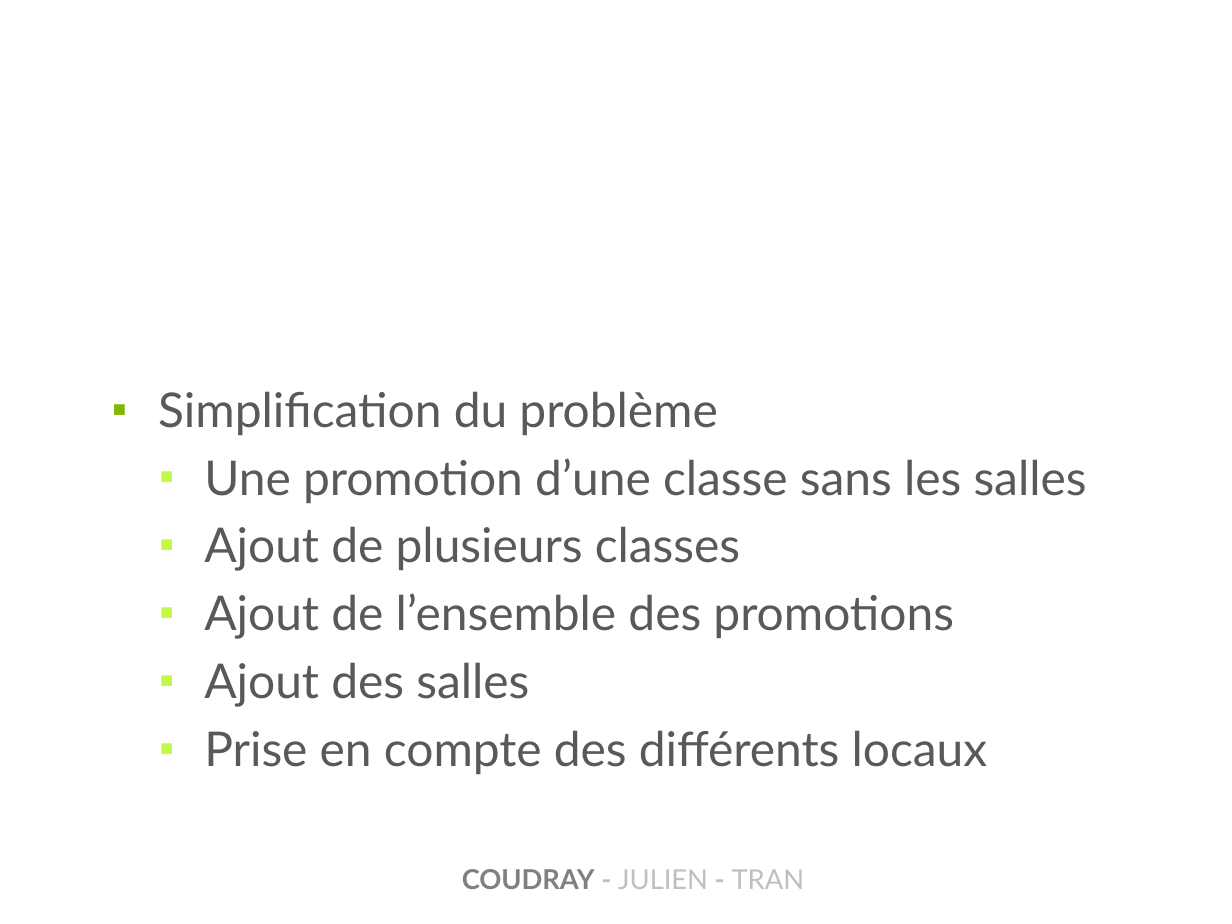
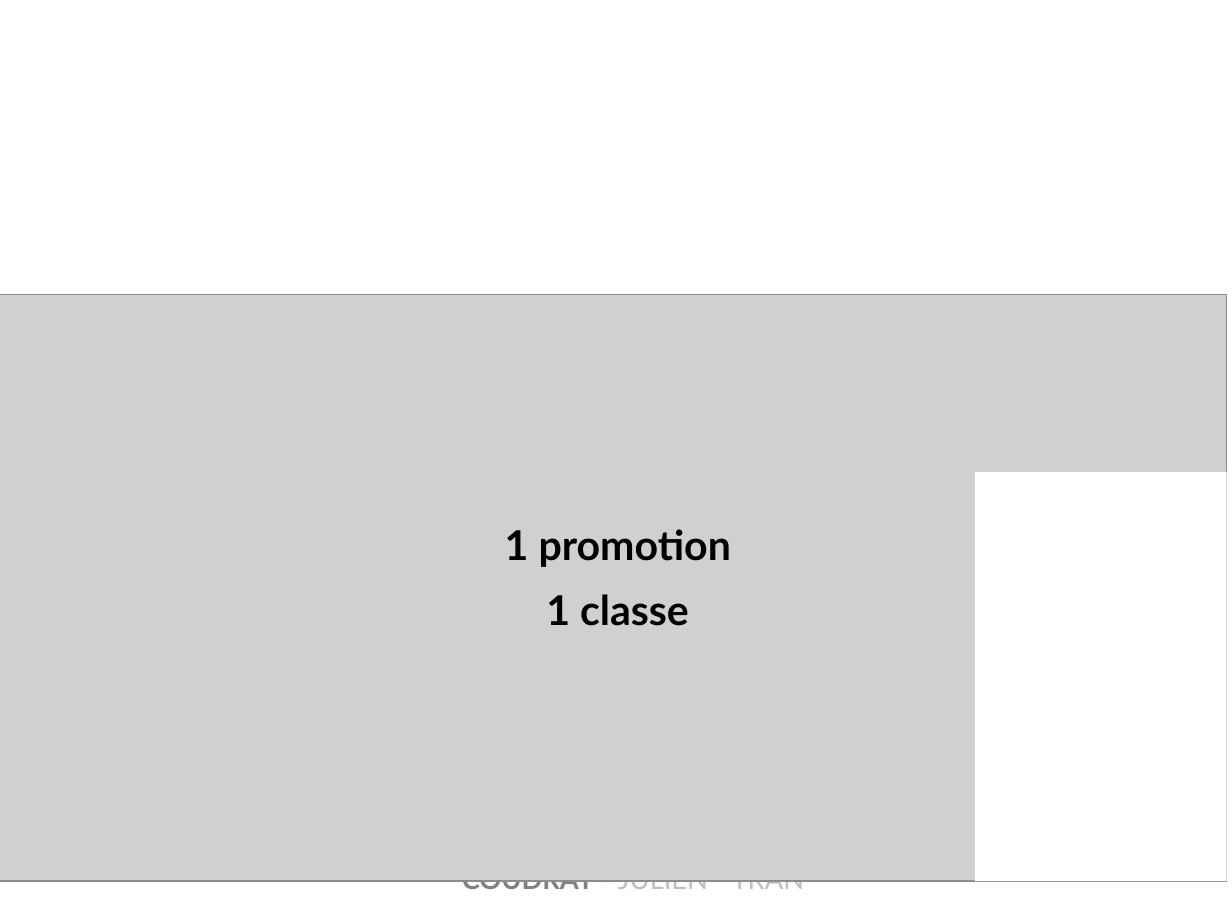
Before and after one commit to Projet-M2CT-ESME-SUDRIA/Planning-Intelligent, a slide deck: slide 6 of Soutenance_miProjet.pptx. Drawn at 1232x924 pixels with LibreOffice and Linux fonts; fonts in the diff are those of the drawing; grey boxes stand for pictures; background and template pictures are left out. Boxes give left, top, right and bottom in pixels: in the first picture for what was removed or moved away, otherwise in the second. Text is boxed around its words. In the diff, an @@ line names an element or a change of style, - is before the commit and + after.

```diff
--- a/Soutenance_miProjet.pptx
+++ b/Soutenance_miProjet.pptx
@@ picture added at [0, 294, 1227, 881] @@
@@ text removed at [158, 391, 1087, 774] @@
-▪ Simplification du problème
-  ▪ Une promotion d’une classe sans les salles
-  ▪ Ajout de plusieurs classes
-  ▪ Ajout de l’ensemble des promotions
-  ▪ Ajout des salles
-  ▪ Prise en compte des différents locaux
@@ rectangle added at [975, 472, 1226, 881], fill #FFFFFF @@
@@ text added at [505, 529, 731, 567], 24 pt, text #000000, bold @@
+1 promotion
@@ text added at [546, 594, 689, 626], 24 pt, text #000000, bold @@
+1 classe
```
Also in this commit, not shown: 1 slide removed.
